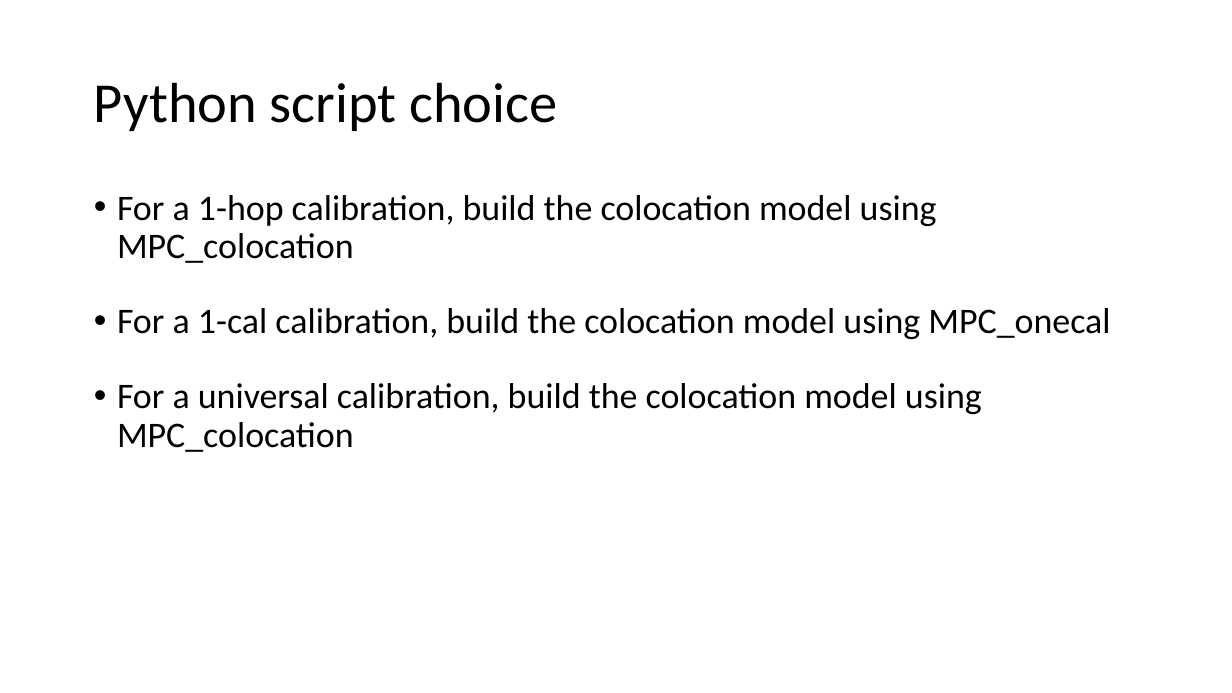
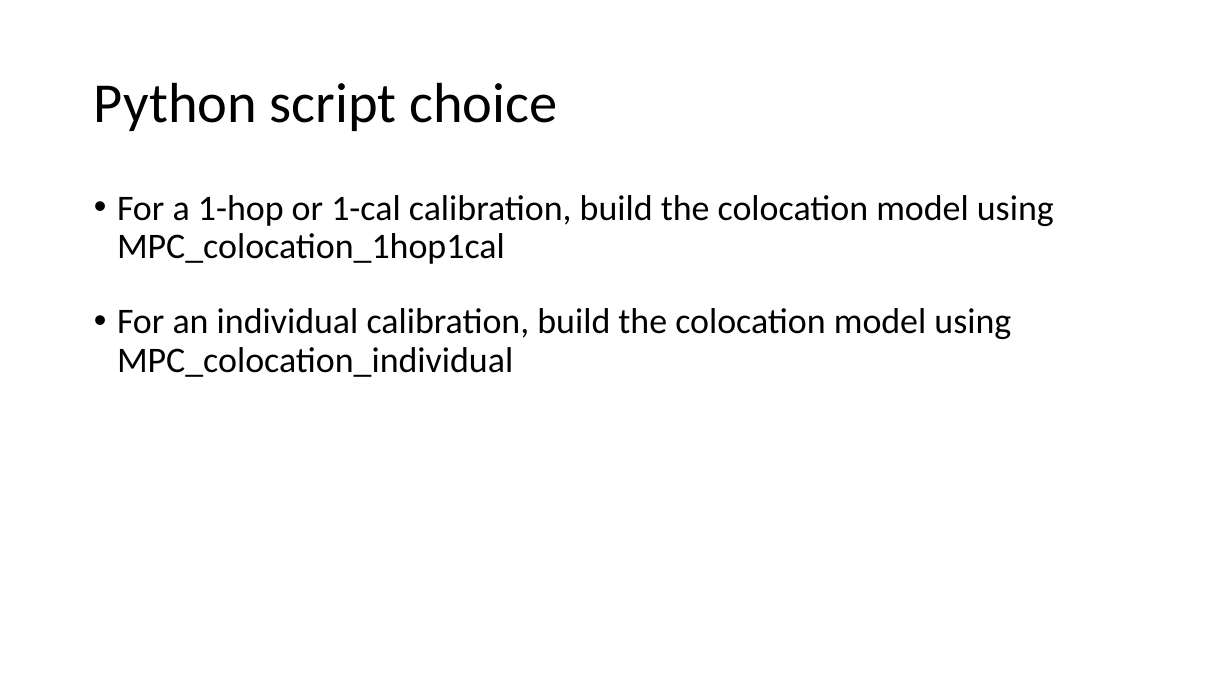
Before and after one commit to cafr1977/MPC_python, a slide deck: slide 41 of Python MPC updated.pptx. Drawn at 1232x693 pixels with LibreOffice and Linux fonts; fonts in the diff are those of the drawing. Boxes give left, top, right and bottom in pixels: in the first picture for what was removed or moved away, otherwise in the second. Text is boxed around its words. In the diff, an @@ line names an element or a change of style, - is before the commit and + after.

Commit message:
MPC with one-hop, one-cal, and universal cal options - 4/15/26

```diff
--- a/Python MPC updated.pptx
+++ b/Python MPC updated.pptx
@@ text at (117, 195, 1054, 377): text changed @@
-• For a 1-hop calibration, build the colocation model using MPC_colocation
-• For a 1-cal calibration, build the colocation model using MPC_onecal
-• For a universal calibration, build the colocation model using MPC_colocation
+• For a 1-hop or 1-cal calibration, build the colocation model using MPC_colocation_1hop1cal
+• For an individual calibration, build the colocation model using MPC_colocation_individual
```
Also in this commit, not shown: 19 other slides changed, 8 other files.
